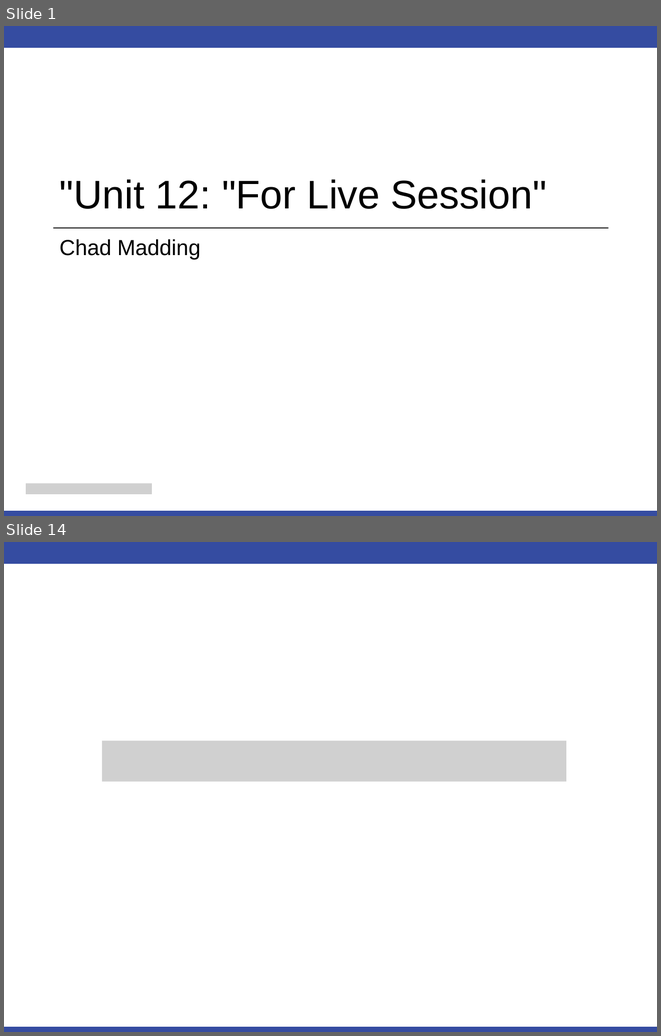
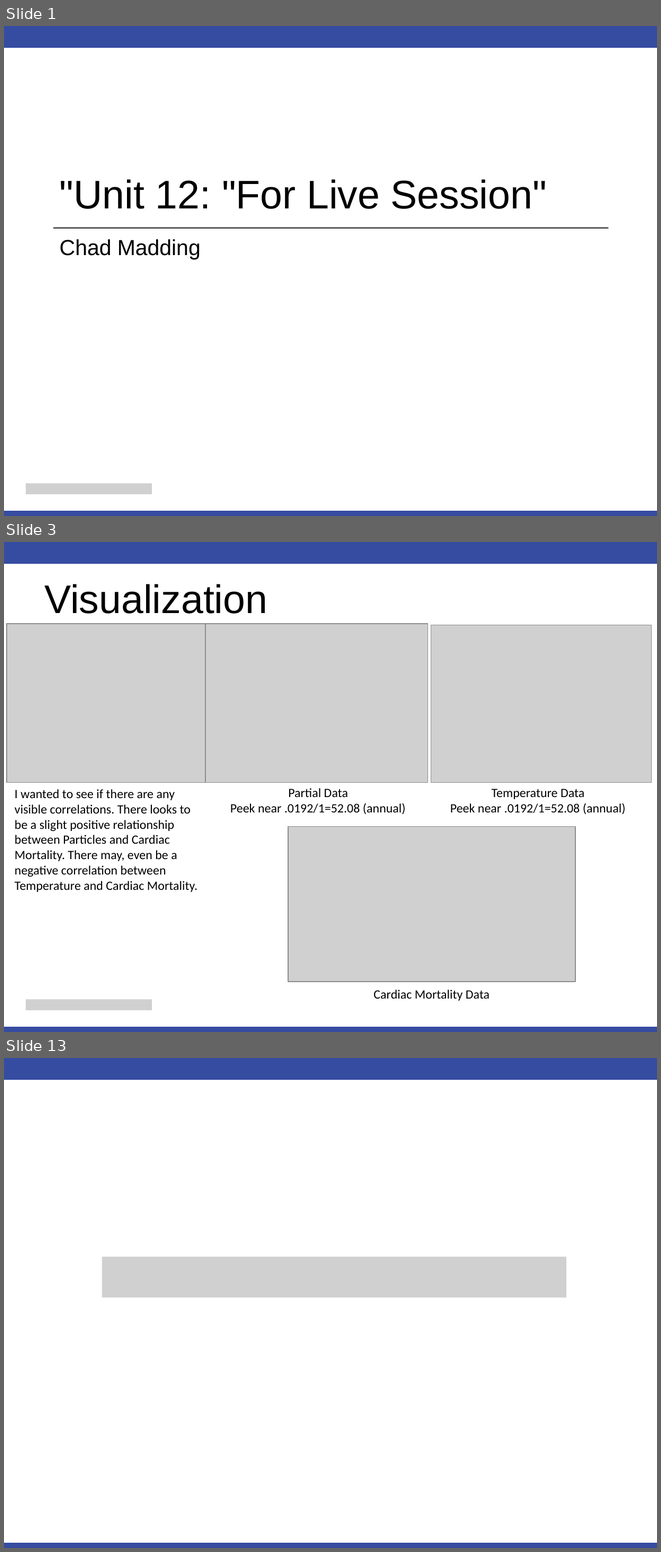
Before and after one commit to cmadding/MSDS6373, a slide deck: Unit12/Chad_Madding_Unit 12 For Live Session.pptx. Shown one above the other, each under a label of ours: slides 1 and 14 before the commit, slides 1, 3 and 13 after it; the slides between them are not shown. The pictures are 661x1036 and 661x1552 pixels, drawn with LibreOffice and Linux fonts; fonts in the diff are those of the drawing; grey boxes stand for pictures. Boxes give left, top, right and bottom in pixels: in the first picture for what was removed or moved away, otherwise in the second. Text is boxed around its words. In the diff, an @@ line names an element or a change of style, - is before the commit and + after.

Commit message:
Updated Unit 12 informmation and added weather data to the final project.

```diff
--- a/Unit12/Chad_Madding_Unit 12 For Live Session.pptx
+++ b/Unit12/Chad_Madding_Unit 12 For Live Session.pptx
@@ slide 3 added at [4,542,657,1032], background #FFFFFF; not listed: 2 template elements that a slide beside it also shows @@
@@ title added at [44,584,267,614], 44 pt, text #000000 @@
+Visualization
@@ picture added at [7,624,205,782] @@
@@ picture added at [205,624,428,782] @@
@@ picture added at [431,625,652,782] @@
@@ text added at [15,789,197,892], 14 pt, text #000000 @@
+I wanted to see if there are any visible correlations. There looks to be a slight positive relationship between Particles and Cardiac Mortality. There may, even be a negative correlation between Temperature and Cardiac Mortality.
@@ text added at [230,788,406,814], 14 pt, text #000000 @@
+Partial Data
+Peek near .0192/1=52.08 (annual)
@@ text added at [450,788,626,814], 14 pt, text #000000 @@
+Temperature Data
+Peek near .0192/1=52.08 (annual)
@@ picture added at [288,827,575,981] @@
@@ picture added at [26,999,151,1010] @@
@@ text added at [373,989,489,1000], 14 pt, text #000000 @@
+Cardiac Mortality Data
@@ what was slide 14 is now slide 13 @@
```
Also in this commit, not shown: 1 slide changed, 9 other slides added, 11 slides removed, 17 other files.
